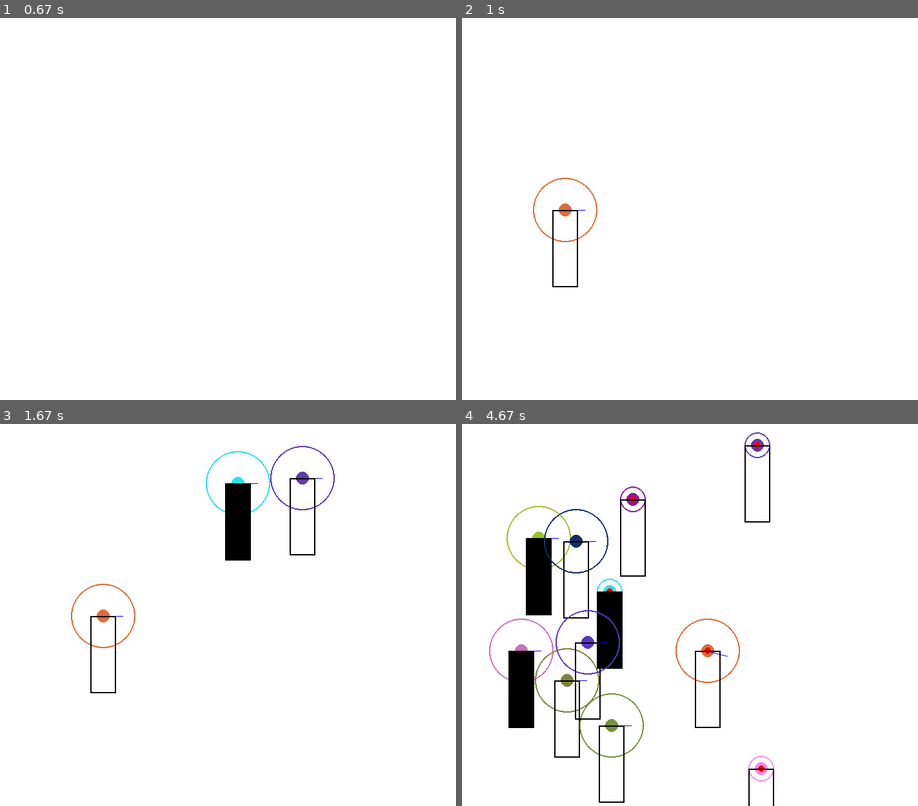
Above: before the commit, frames 1-4 (two rows, left to right).
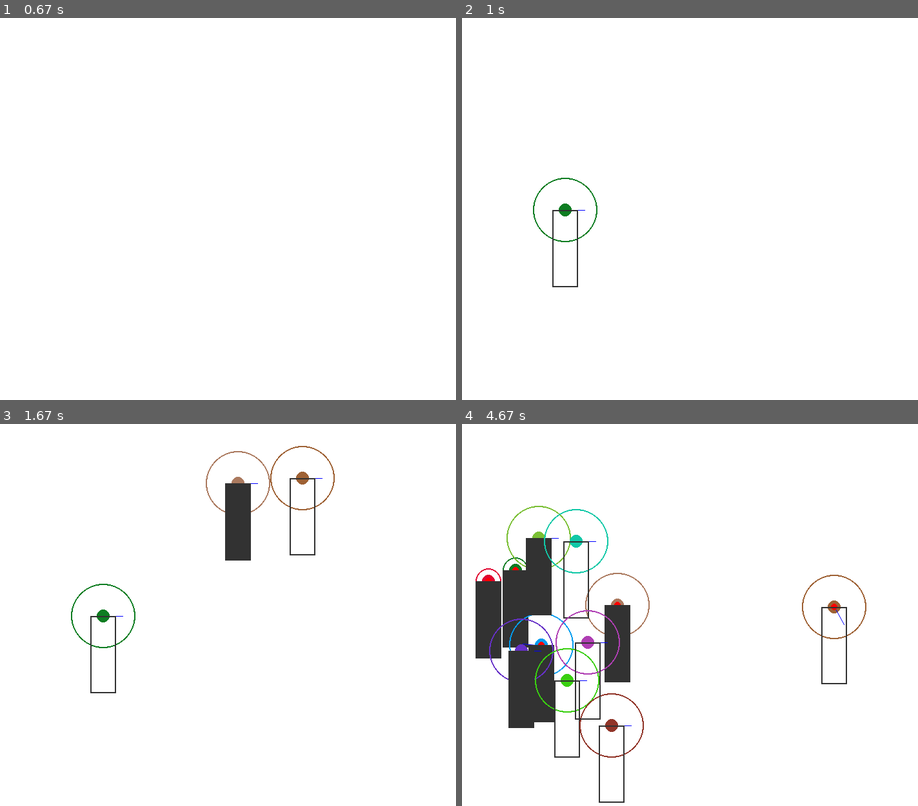
Above: after the commit, the same moments.

Repository: alexhaislip/CVSatelliteSwarm
Game: pygame game, started from simulations/pygame_swarm/simulation.py
Same seed, same stepped clock (60 frames per second), same inputs: the game is played once before the commit and once after it.
Inputs (mouse positions are in pixels of both pictures, inside the frame that each line leads up to):
- Up to frame 1 (0.67 s): tap C at 0.33 s
- Up to frame 2 (1 s): click (566, 209) at 0.72 s
- Up to frame 3 (1.67 s): click (300, 477) at 1.05 s; click (237, 485) at 1.38 s
- Up to frame 4 (4.67 s): click (690, 660) at 1.72 s; click (617, 530) at 2.05 s; right-click (876, 580) at 2.38 s; click (521, 649) at 2.72 s; click (539, 538) at 3.05 s; click (566, 679) at 3.38 s; click (612, 725) at 3.72 s; click (576, 542) at 4.05 s; click (589, 641) at 4.38 s

Frame 1 is identical in both runs. In frame 2, 0.4% of the frame differs, in the area x 15-30%, y 41-71%; in frame 3, 2.0%; in frame 4, 10%, in the area x 2-89%, y 2-100%.

Commit message:
Added 'c' colission debugging key

Diff:
--- a/simulations/pygame_swarm/simulation.py
+++ b/simulations/pygame_swarm/simulation.py
@@ -124,19 +124,20 @@
         if self.target is not None:
             pygame.draw.circle(surface, (255,0,0), (xpos,ypos), 5, 0)
 
-        if True:
-            # Show Collision Area
-            if not self.collision:
-                pygame.draw.rect(surface, (0,0,0), (xpos-20, ypos, 40, 120), 2)
-            else:
-                pygame.draw.rect(surface, (0,0,0), (xpos-20, ypos, 40, 120), 0)
-
-        if True:
-            # Show local space dots
-            for i in self.local_robots:
-                lxpos = int(i.position.x + self.position.x)
-                lypos = int(i.position.y + self.position.y)
-                pygame.draw.circle(surface, self.color, (lxpos, lypos), 3, 0)
+    def draw_coll_debug(self, surface):
+        # Show Collision Area
+        xpos = int(self.position.x)
+        ypos = int(self.position.y)
+        if not self.collision:
+            pygame.draw.rect(surface, (50,50,50), (xpos-20, ypos, 40, 120), 2)
+        else:
+            pygame.draw.rect(surface, (50,50,50), (xpos-20, ypos, 40, 120), 0)
+
+        # Show local space dots
+        for i in self.local_robots:
+            lxpos = int(i.position.x + self.position.x)
+            lypos = int(i.position.y + self.position.y)
+            pygame.draw.circle(surface, self.color, (lxpos, lypos), 3, 0)
 
 class App:
     def __init__(self):
@@ -145,6 +146,9 @@
         self.size = self.width, self.height = 800, 600
         self._clock = pygame.time.Clock()
 
+        self.draw_local = False
+        self.draw_collision = False
+
         self.robots = []
 
     def on_init(self):
@@ -171,6 +175,15 @@
                 for i in self.robots:
                     i.set_target((random.randint(0,800), random.randint(0,600)))
 
+        if event.type == pygame.KEYDOWN:
+            key = pygame.key.get_pressed()
+            if key[pygame.K_q]:
+                self._running = False
+                pygame.quit()
+
+            if key[pygame.K_c]:
+                self.draw_collision = not self.draw_collision
+
     def on_loop(self, time):
         """main loop"""
         for robot in self.robots:
@@ -182,6 +195,8 @@
 
         for robot in self.robots:
             robot.draw(self._display_surf)
+            if self.draw_collision:
+                robot.draw_coll_debug(self._display_surf)
 
         pygame.display.set_caption("simulation - %02d fps" % fps)
         pygame.display.update()
